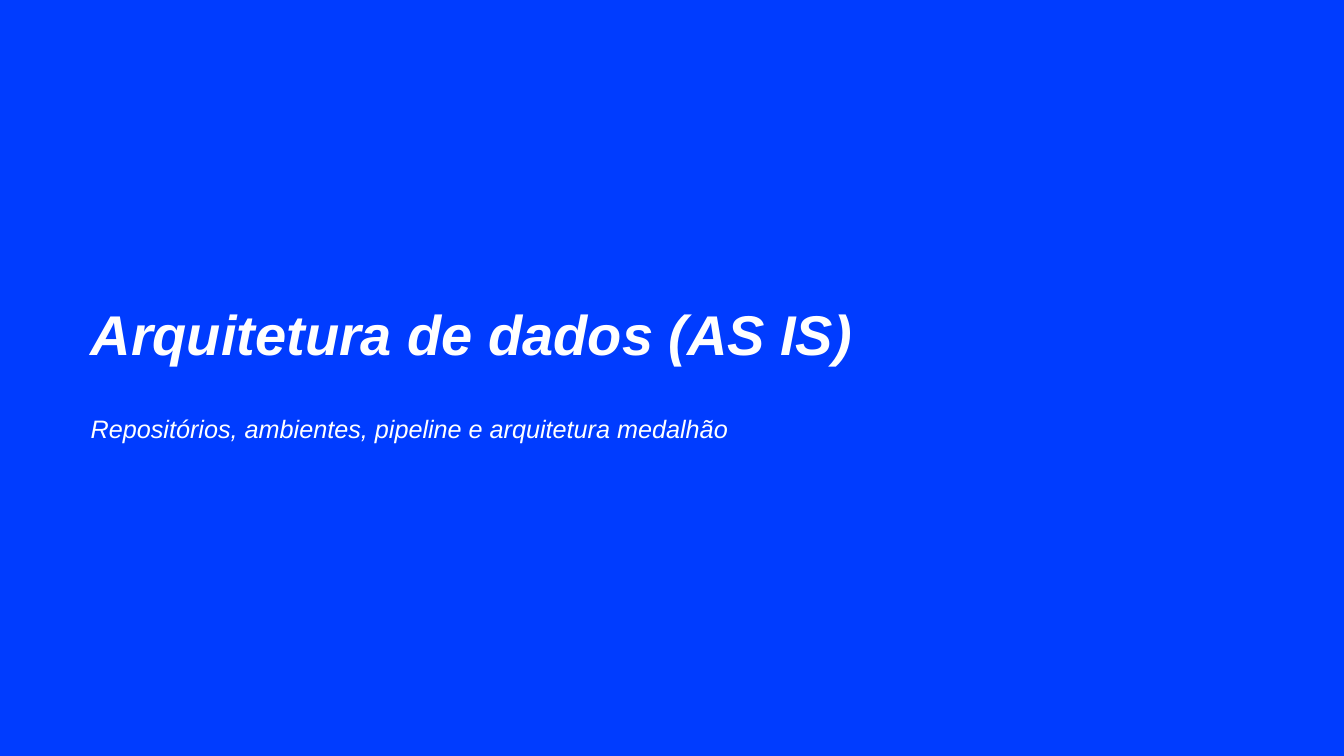
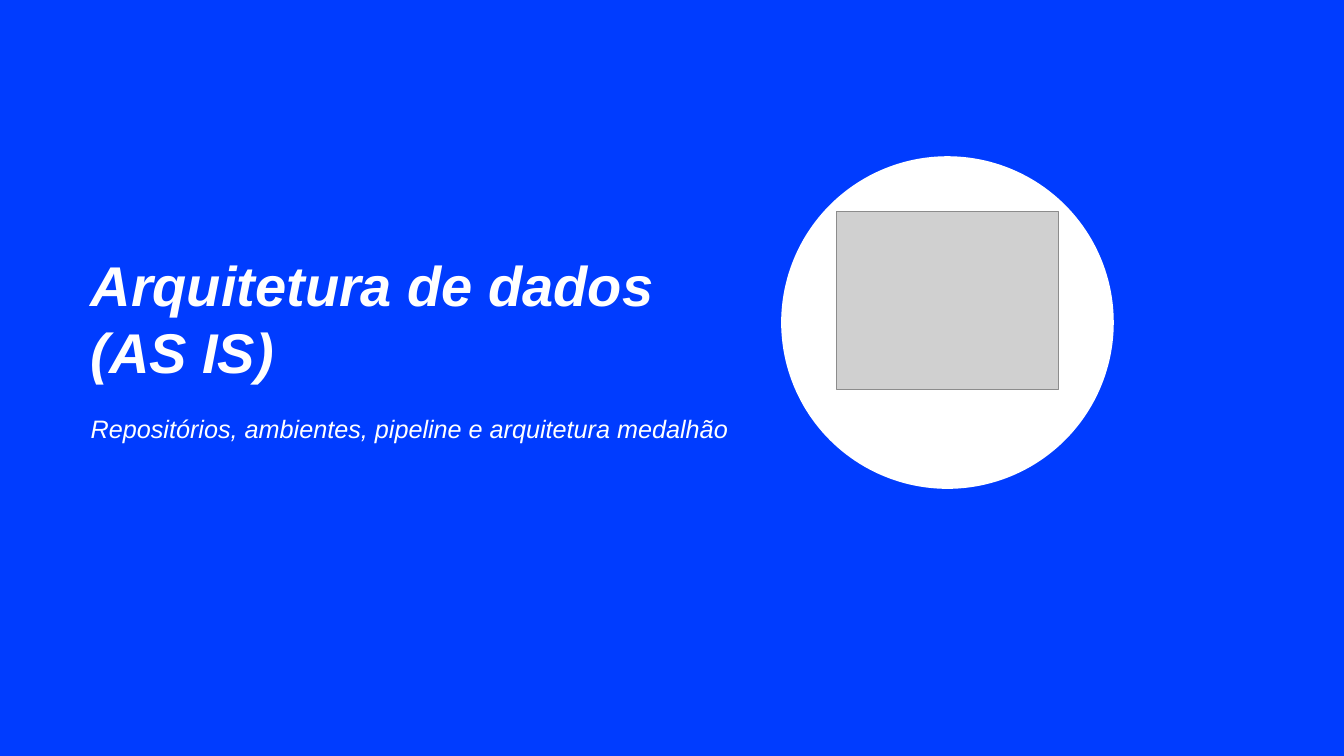
Before and after one commit to leomeurer/teste, a slide deck: slide 6 of Diagnostico_Arquitetura_Dados_MEC_AS_IS.pptx. Drawn at 1344x756 pixels with LibreOffice and Linux fonts; fonts in the diff are those of the drawing; grey boxes stand for pictures; background and template pictures are left out. Boxes give left, top, right and bottom in pixels: in the first picture for what was removed or moved away, otherwise in the second. Text is boxed around its words. In the diff, an @@ line names an element or a change of style, - is before the commit and + after.

```diff
--- a/Diagnostico_Arquitetura_Dados_MEC_AS_IS.pptx
+++ b/Diagnostico_Arquitetura_Dados_MEC_AS_IS.pptx
@@ ellipse added at (x1=781, y1=156, x2=1114, y2=489), fill #FFFFFF @@
@@ title "Arquitetura de dados (AS IS)" rewrapped from (x1=91, y1=314, x2=851, y2=364) to (x1=91, y1=265, x2=653, y2=383) @@
@@ picture added at (x1=837, y1=212, x2=1059, y2=389) @@
```
Also in this commit, not shown: 4 other slides changed.
